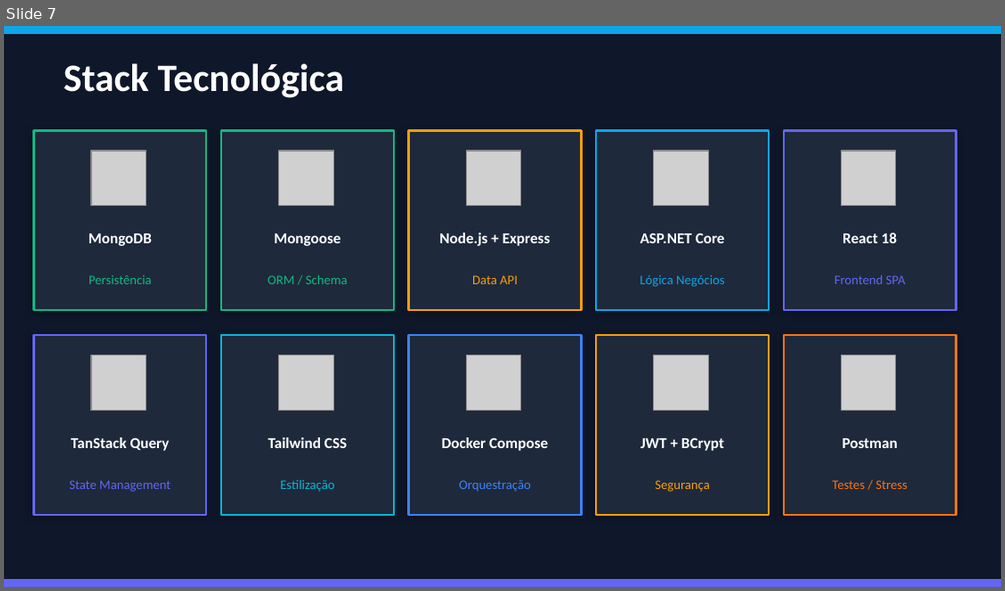
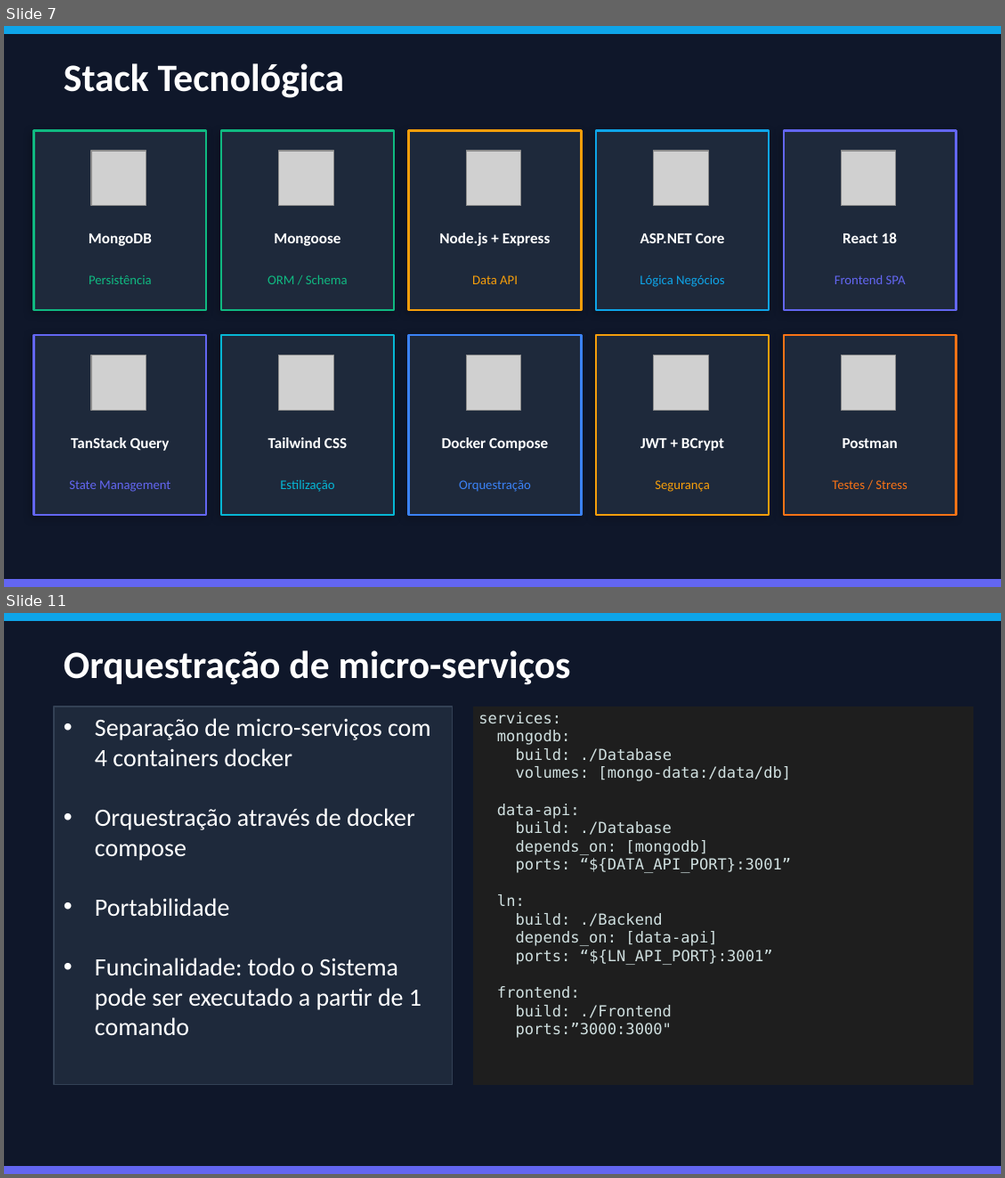
Before and after one commit to Diogoesteves11/LI4, a slide deck: FixNPresent_v2 .pptx. Shown one above the other, each under a label of ours: slide 7 before the commit, slides 7 and 11 after it; the slides between them are not shown. The pictures are 1005x591 and 1005x1178 pixels, drawn with LibreOffice and Linux fonts; fonts in the diff are those of the drawing; grey boxes stand for pictures. Boxes give left, top, right and bottom in pixels: in the first picture for what was removed or moved away, otherwise in the second. Text is boxed around its words. In the diff, an @@ line names an element or a change of style, - is before the commit and + after.

```diff
--- a/FixNPresent_v2 .pptx
+++ b/FixNPresent_v2 .pptx
@@ slide 11 added at bbox=[4, 613, 1001, 1174], background #0F172A @@
@@ rectangle added at bbox=[4, 613, 1001, 620], fill #0EA5E9, outline #0EA5E9 1 pt @@
@@ text added at bbox=[64, 650, 571, 685], 28 pt, text #FFFFFF, bold @@
+Orquestração de micro-serviços
@@ rectangle added at bbox=[54, 706, 453, 1085], fill #1E293B, outline #334155 1 pt, 18 pt, text #FFFFFF @@
+• Separação de micro-serviços com 4 containers docker
+• Orquestração através de docker compose
+• Portabilidade
+• Funcinalidade: todo o Sistema pode ser executado a partir de 1 comando
@@ rectangle added at bbox=[474, 706, 972, 1085], fill #1E1E1E, outline #1E1E1E 0.5 pt @@
@@ text added at bbox=[478, 712, 791, 1038], 11 pt, text #D0E0E0 @@
+services:
+mongodb:
+build: ./Database
+volumes: [mongo-data:/data/db]
+data-api:
+build: ./Database
+depends_on: [mongodb]
+ports: “${DATA_API_PORT}:3001”
+ln:
+build: ./Backend
+depends_on: [data-api]
+ports: “${LN_API_PORT}:3001”
+frontend:
+build: ./Frontend
+ports:”3000:3000"
@@ rectangle added at bbox=[4, 1167, 1001, 1173], fill #6366F1, outline #6366F1 1 pt @@
```
Also in this commit, not shown: 10 slides changed, 3 other slides added.
